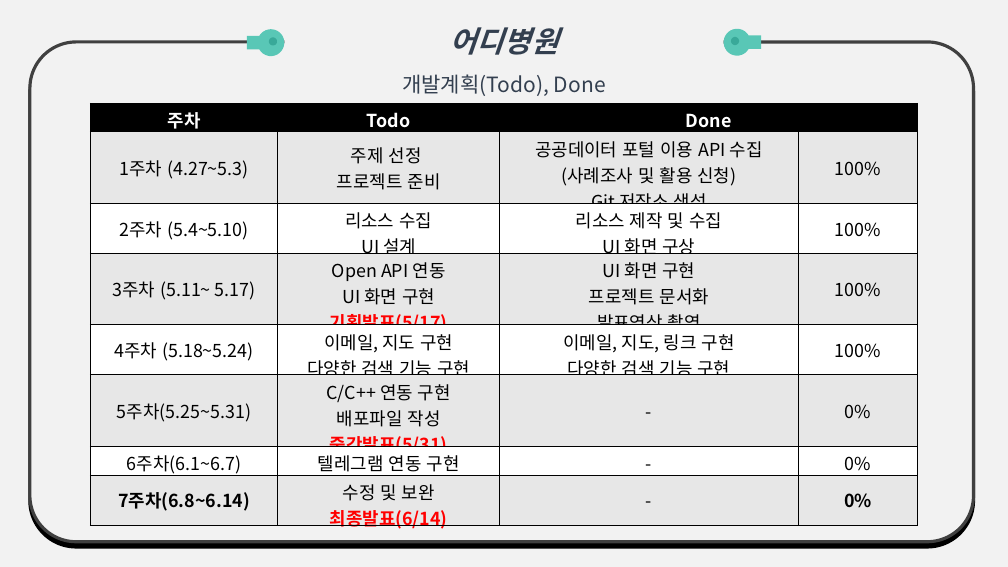
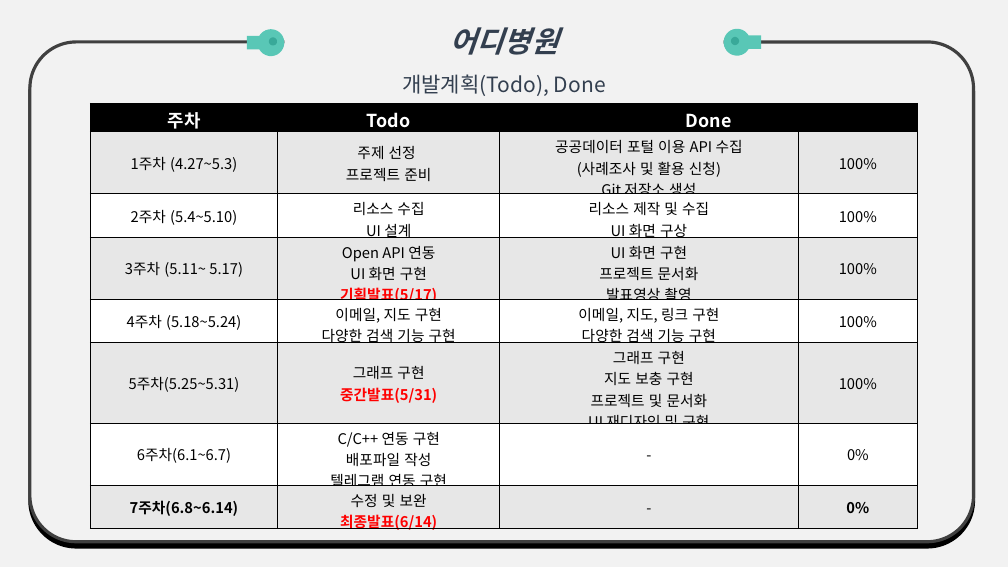
Before and after one commit to WOOLUCY/scriptlang, a slide deck: slide 6 of TermProject/Presentation/02/InterimPT(1).pptx. Drawn at 1008x567 pixels with LibreOffice and Linux fonts; fonts in the diff are those of the drawing. Boxes give left, top, right and bottom in pixels: in the first picture for what was removed or moved away, otherwise in the second. Text is boxed around its words. In the diff, an @@ line names an element or a change of style, - is before the commit and + after.

```diff
--- a/TermProject/Presentation/02/InterimPT(1).pptx
+++ b/TermProject/Presentation/02/InterimPT(1).pptx
@@ table at <box>91,104,919,534</box> @@
-row 6: 5주차(5.25~5.31) | C/C++ 연동 구현 / 배포파일 작성 / 중간발표(5/31) | - | 0%
+row 6: 5주차(5.25~5.31) | 그래프 구현 / 중간발표(5/31) | 그래프 구현 / 지도 보충 구현 / 프로젝트 및 문서화 / UI 재디자인 및 구현 | 100%
-row 7, column 2: 텔레그램 연동 구현
+row 7, column 2: C/C++ 연동 구현 / 배포파일 작성 / 텔레그램 연동 구현
@@ size 17 to 14 pt in "1주차 (4.27~5.3)", "주제 선정", "프로젝트 준비", "공공데이터 포털 이용 API 수집" and 32 more places @@
```
Also in this commit, not shown: 4 other slides changed, 5 other files.
